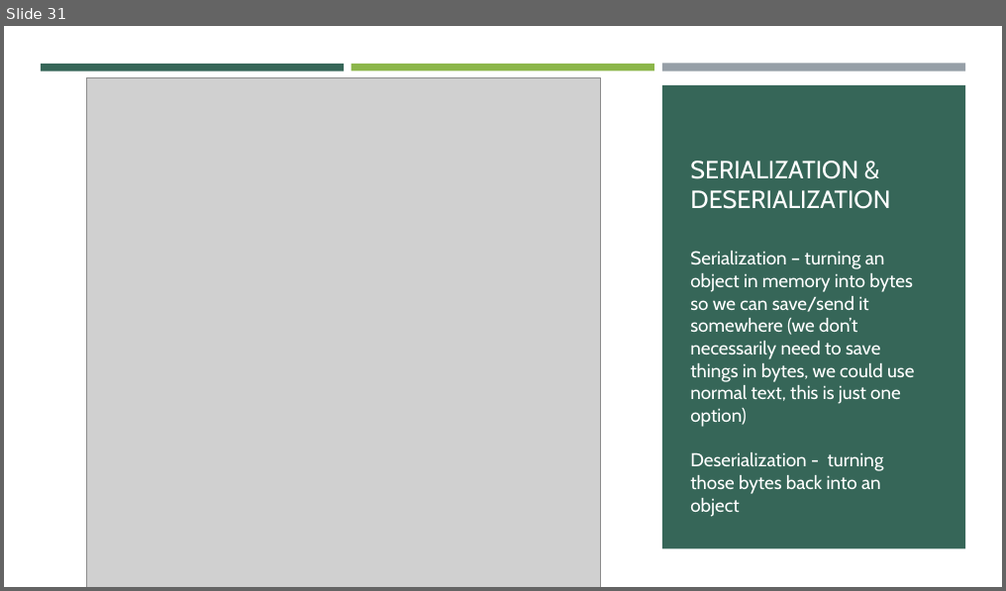
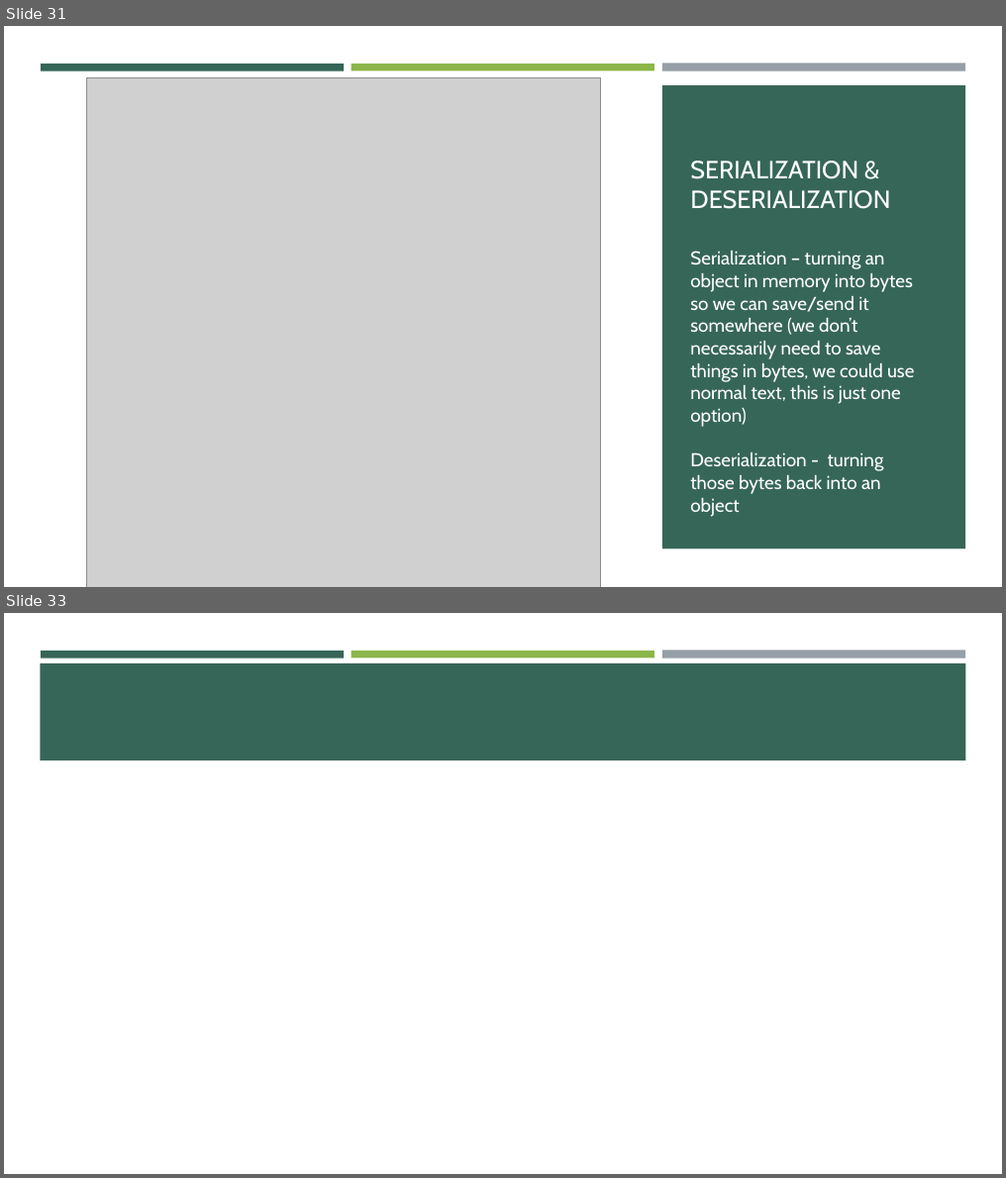
Before and after one commit to e-m-wilson/java-fs, a slide deck: Week_4/Advanced_Java_Design_Patterns_&_JDBC.pptx. Shown one above the other, each under a label of ours: slide 31 before the commit, slides 31 and 33 after it; the slides between them are not shown. The pictures are 1006x591 and 1006x1178 pixels, drawn with LibreOffice and Linux fonts; fonts in the diff are those of the drawing; grey boxes stand for pictures. Boxes give left, top, right and bottom in pixels: in the first picture for what was removed or moved away, otherwise in the second. Text is boxed around its words. In the diff, an @@ line names an element or a change of style, - is before the commit and + after.

```diff
--- a/Week_4/Advanced_Java_Design_Patterns_&_JDBC.pptx
+++ b/Week_4/Advanced_Java_Design_Patterns_&_JDBC.pptx
@@ slide 33 added at [4,613,1002,1174], background #FFFFFF @@
@@ rectangle added at [40,663,966,761], fill #366658 @@
@@ rectangle added at [41,651,344,658], fill #366658 @@
@@ rectangle added at [351,651,654,658], fill #8CB64A @@
@@ rectangle added at [662,651,965,659], fill #969FA7 @@
```
Also in this commit, not shown: 1 other slide added, 16 other files.
